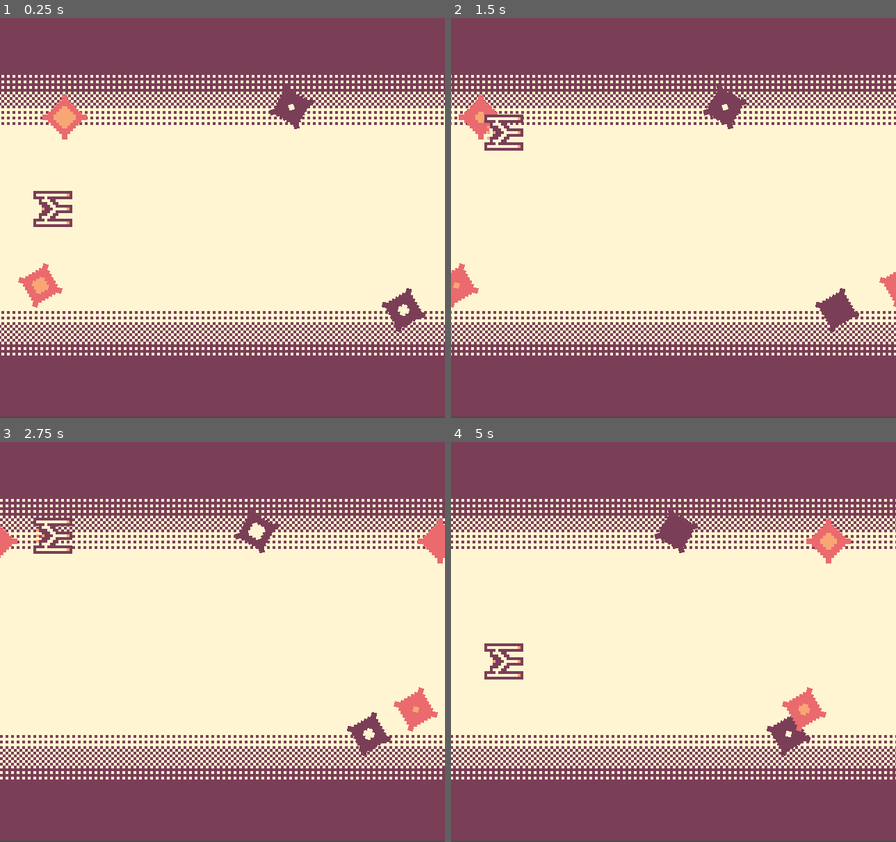
Above: before the commit, frames 1-4 (two rows, left to right).
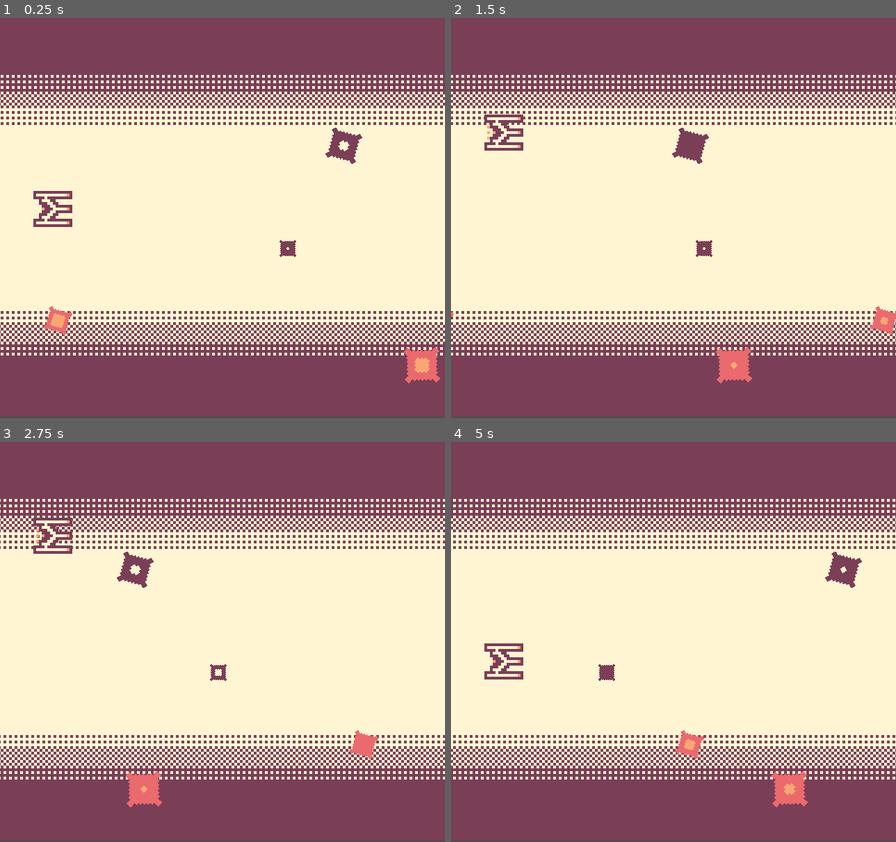
Above: after the commit, the same moments.

Repository: jdbuenol/ShootEmGB
Game: Godot game, scene res://testing_scene.tscn
The game is run twice, just before and just after one commit, with the same random seed, the same clock (stepped at 60 frames per second) and the same inputs.
Inputs:
- Up to frame 1 (0.25 s): no input
- Up to frame 2 (1.5 s): hold Up (ui_up) 0.53-1.28 s; hold Down (ui_down) from 1.28 s (still down)
- Up to frame 3 (2.75 s): release Down (ui_down) at 2.03 s; hold Up (ui_up) from 2.03 s (still down)
- Up to frame 4 (5 s): release Up (ui_up) at 3.53 s; hold Down (ui_down) from 3.53 s (still down)

The runs differ from the first frame. In frame 1, 7.0% of the frame differs, in the area x 0-100%, y 14-92%; in frame 2, 11%; in frame 3, 14%; in frame 4, 19%.

Commit message:
change icon

Diff:
--- a/ship/ship.gd
+++ b/ship/ship.gd
@@ -21,7 +21,7 @@
 		velocity.y = -SPEED
 	elif Input.is_action_pressed("ui_down"):
 		velocity.y = SPEED
-	velocity.x = SPEED
+	velocity.x = SPEED * 2
 # warning-ignore:return_value_discarded
 	move_and_slide(velocity)
 	if position.y < 7:
--- a/testing_scene.gd
+++ b/testing_scene.gd
@@ -2,7 +2,16 @@
 
 #This executes at the start of the scene
 func _ready():
+	randomize()
+	$ParallaxBackground/ParallaxLayer2/Sprite.rotation_degrees = int(rand_range(0, 360))
+	$ParallaxBackground/ParallaxLayer3/Sprite.rotation_degrees = int(rand_range(0, 360))
+	$ParallaxBackground/ParallaxLayer5/Sprite2.rotation_degrees = int(rand_range(0, 360))
+	$ParallaxBackground/ParallaxLayer4/Sprite2.rotation_degrees = int(rand_range(0, 360))
+	$ParallaxBackground/ParallaxLayer2/Sprite.position.y = int(rand_range(16, 128))
+	$ParallaxBackground/ParallaxLayer3/Sprite.position.y = int(rand_range(16, 128))
+	$ParallaxBackground/ParallaxLayer4/Sprite2.position.y = int(rand_range(16, 128))
+	$ParallaxBackground/ParallaxLayer5/Sprite2.position.y = int(rand_range(16, 128))
 	$ParallaxBackground/ParallaxLayer2/AnimationPlayer.play("starblink")
-	$ParallaxBackground/ParallaxLayer2/AnimationPlayer2.play("starblink")
+	$ParallaxBackground/ParallaxLayer4/AnimationPlayer2.play("starblink")
 	$ParallaxBackground/ParallaxLayer3/AnimationPlayer.play("starblink")
-	$ParallaxBackground/ParallaxLayer3/AnimationPlayer2.play("starblink")
+	$ParallaxBackground/ParallaxLayer5/AnimationPlayer2.play("starblink")
--- a/testing_scene.tscn
+++ b/testing_scene.tscn
@@ -23,23 +23,6 @@
 "values": [ 0, 1, 2, 3, 4, 3, 2, 1 ]
 }
 
-[sub_resource type="Animation" id=2]
-resource_name = "starblink"
-length = 1.6
-loop = true
-tracks/0/type = "value"
-tracks/0/path = NodePath("Sprite2:frame")
-tracks/0/interp = 1
-tracks/0/loop_wrap = true
-tracks/0/imported = false
-tracks/0/enabled = true
-tracks/0/keys = {
-"times": PoolRealArray( 0, 0.2, 0.4, 0.6, 0.8, 1, 1.2, 1.4 ),
-"transitions": PoolRealArray( 1, 1, 1, 1, 1, 1, 1, 1 ),
-"update": 1,
-"values": [ 1, 2, 3, 4, 3, 2, 1, 0 ]
-}
-
 [sub_resource type="Animation" id=3]
 resource_name = "starblink"
 length = 1.6
@@ -57,12 +40,29 @@
 "values": [ 3, 4, 3, 2, 1, 0, 1, 2 ]
 }
 
+[sub_resource type="Animation" id=2]
+resource_name = "starblink"
+length = 1.6
+loop = true
+tracks/0/type = "value"
+tracks/0/path = NodePath("../ParallaxLayer4/Sprite2:frame")
+tracks/0/interp = 1
+tracks/0/loop_wrap = true
+tracks/0/imported = false
+tracks/0/enabled = true
+tracks/0/keys = {
+"times": PoolRealArray( 0, 0.2, 0.4, 0.6, 0.8, 1, 1.2, 1.4 ),
+"transitions": PoolRealArray( 1, 1, 1, 1, 1, 1, 1, 1 ),
+"update": 1,
+"values": [ 1, 2, 3, 4, 3, 2, 1, 0 ]
+}
+
 [sub_resource type="Animation" id=4]
 resource_name = "starblink"
 length = 1.6
 loop = true
 tracks/0/type = "value"
-tracks/0/path = NodePath("Sprite2:frame")
+tracks/0/path = NodePath("../ParallaxLayer5/Sprite2:frame")
 tracks/0/interp = 1
 tracks/0/loop_wrap = true
 tracks/0/imported = false
@@ -94,23 +94,13 @@
 [node name="Sprite" type="Sprite" parent="ParallaxBackground/ParallaxLayer2"]
 position = Vector2( 33.6579, 32.116 )
 rotation = -0.261799
+scale = Vector2( 0.5, 0.5 )
 texture = ExtResource( 2 )
 vframes = 2
 hframes = 3
 
-[node name="Sprite2" type="Sprite" parent="ParallaxBackground/ParallaxLayer2"]
-position = Vector2( 74.0155, 105.133 )
-rotation = 0.261799
-texture = ExtResource( 2 )
-vframes = 2
-hframes = 3
-frame = 1
-
 [node name="AnimationPlayer" type="AnimationPlayer" parent="ParallaxBackground/ParallaxLayer2"]
 anims/starblink = SubResource( 1 )
-
-[node name="AnimationPlayer2" type="AnimationPlayer" parent="ParallaxBackground/ParallaxLayer2"]
-anims/starblink = SubResource( 2 )
 
 [node name="ParallaxLayer3" type="ParallaxLayer" parent="ParallaxBackground"]
 motion_scale = Vector2( 0.2, 1 )
@@ -118,12 +108,36 @@
 
 [node name="Sprite" type="Sprite" parent="ParallaxBackground/ParallaxLayer3"]
 position = Vector2( 121.089, 35.7381 )
+scale = Vector2( 0.7, 0.7 )
 texture = ExtResource( 5 )
 vframes = 2
 hframes = 3
 frame = 3
 
-[node name="Sprite2" type="Sprite" parent="ParallaxBackground/ParallaxLayer3"]
+[node name="AnimationPlayer" type="AnimationPlayer" parent="ParallaxBackground/ParallaxLayer3"]
+anims/starblink = SubResource( 3 )
+
+[node name="ParallaxLayer4" type="ParallaxLayer" parent="ParallaxBackground"]
+motion_scale = Vector2( 0.3, 1 )
+motion_mirroring = Vector2( 160, 0 )
+
+[node name="Sprite2" type="Sprite" parent="ParallaxBackground/ParallaxLayer4"]
+position = Vector2( 74.0155, 105.133 )
+rotation = 0.261799
+scale = Vector2( 0.9, 0.9 )
+texture = ExtResource( 2 )
+vframes = 2
+hframes = 3
+frame = 1
+
+[node name="AnimationPlayer2" type="AnimationPlayer" parent="ParallaxBackground/ParallaxLayer4"]
+anims/starblink = SubResource( 2 )
+
+[node name="ParallaxLayer5" type="ParallaxLayer" parent="ParallaxBackground"]
+motion_scale = Vector2( 0.4, 1 )
+motion_mirroring = Vector2( 160, 0 )
+
+[node name="Sprite2" type="Sprite" parent="ParallaxBackground/ParallaxLayer5"]
 position = Vector2( 112.26, 96.2826 )
 rotation = -1.309
 texture = ExtResource( 5 )
@@ -131,10 +145,7 @@
 hframes = 3
 frame = 2
 
-[node name="AnimationPlayer" type="AnimationPlayer" parent="ParallaxBackground/ParallaxLayer3"]
-anims/starblink = SubResource( 3 )
-
-[node name="AnimationPlayer2" type="AnimationPlayer" parent="ParallaxBackground/ParallaxLayer3"]
+[node name="AnimationPlayer2" type="AnimationPlayer" parent="ParallaxBackground/ParallaxLayer5"]
 anims/starblink = SubResource( 4 )
 
 [node name="ship" parent="." instance=ExtResource( 1 )]
Binary file changed: icon.png
